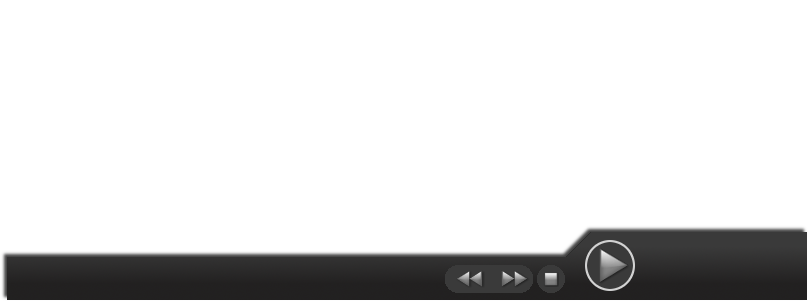
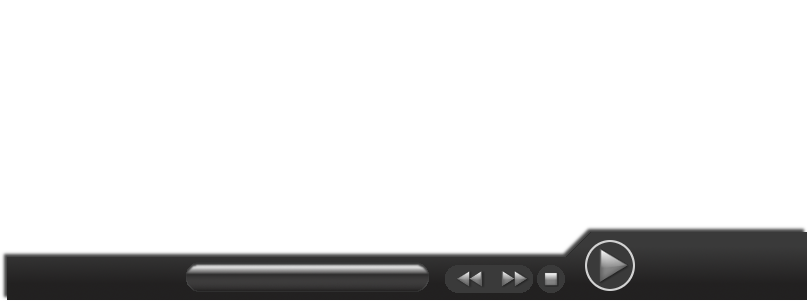
Layer changes from the first (808, 301) image to the second:
added layer "Progress" above "ProgressFill" over (186, 262, 429, 292)
